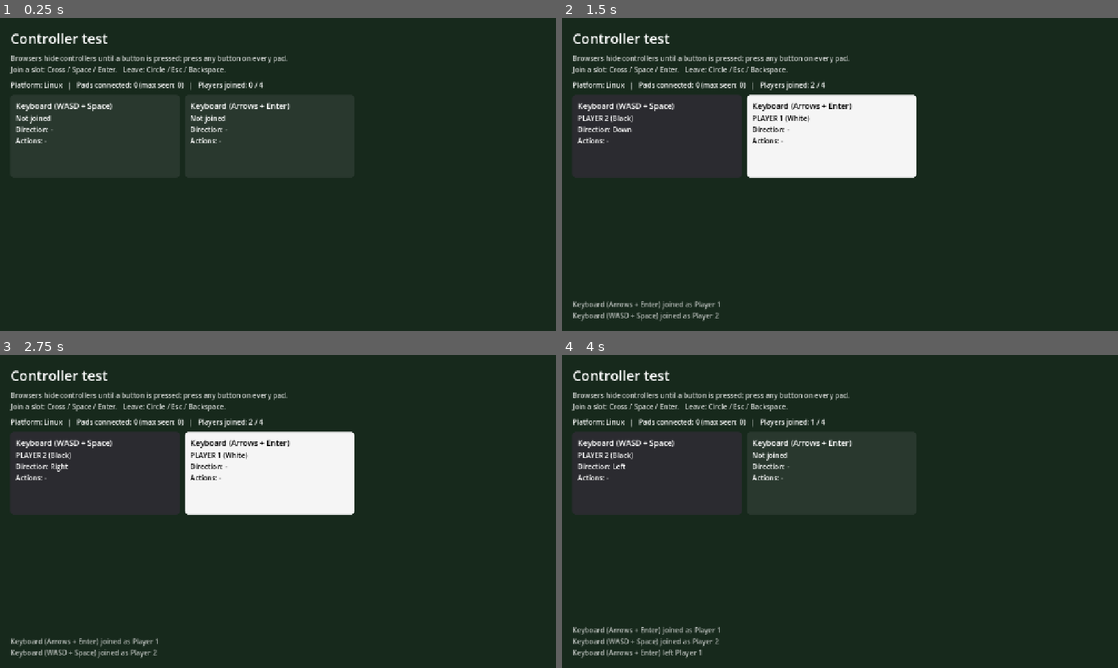
Above: before the commit, frames 1-4 (two rows, left to right).
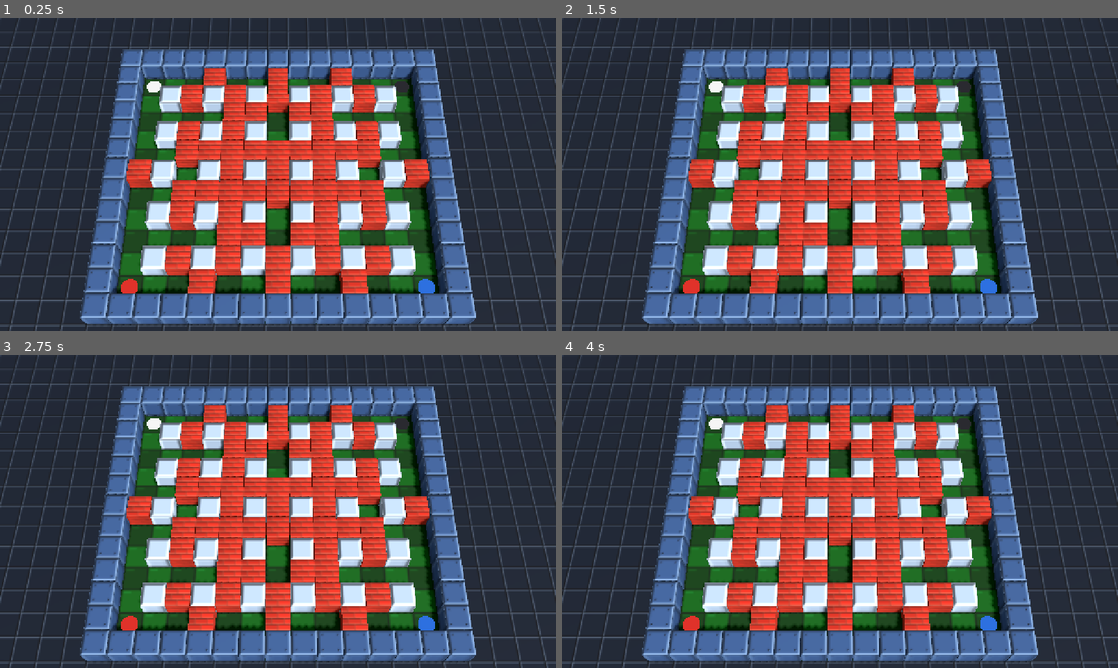
Above: after the commit, the same moments.

Repository: Edwiersma/BombermanNextGeneration
Game: Godot game, scene res://scenes/boot.tscn
Same seed, same stepped clock (60 frames per second), same inputs: the game is played once before the commit and once after it. Before the commit the project starts from res://scenes/debug/controller_test.tscn.
Inputs (mouse positions are in pixels of both pictures, inside the frame that each line leads up to):
- Up to frame 1 (0.25 s): no input
- Up to frame 2 (1.5 s): tap Enter at 0.5, 1.25 s; move the mouse to (962, 158) at 0.52 s; hold D 0.53-1.28 s; tap E at 0.6 s; click (962, 158) at 0.67 s; tap Space at 0.77 s; move the mouse to (728, 190) at 1.27 s; hold S from 1.28 s (still down); tap Tab at 1.35 s
- Up to frame 3 (2.75 s): tap Space at 1.52 s; tap Enter at 2, 2.1 s; move the mouse to (333, 442) at 2.02 s; release S at 2.03 s; hold D from 2.03 s (still down)
- Up to frame 4 (4 s): tap Enter at 2.75, 3.5 s; move the mouse to (812, 574) at 2.77 s; release D at 2.78 s; hold W 2.78-3.53 s; tap Shift at 2.85 s; click (812, 574) at 2.92 s; tap Space at 3.02, 3.77 s; move the mouse to (1006, 558) at 3.52 s; hold A from 3.53 s (still down); tap Backspace at 3.6 s

The runs differ from the first frame. In frame 1, 89% of the frame differs, in the area x 0-100%, y 0-100%; in frame 2, 90%; in frame 3, 90%; in frame 4, 90%.

Commit message:
M2: arena, classic level, overhead camera
- Grid: authoritative cell state (empty/hard/soft), spawns, cell_changed signal
- LevelData: ASCII layouts with fixed and random soft blocks, validation,
  spawn safety; levels/classic.tres modelled on the reference screenshot
- Arena: 3D view built from the grid (walls, pillars, bricks, floor), mirrors changes
- ArenaCamera: locked overhead camera that fits the arena below a HUD strip
- AssetLibrary: loads art from assets_ext/ or generates placeholder textures
- Boot scene: start scene picked via ?scene= (web) or --scene= (desktop)
- Headless test runner and 11 grid/level tests

Co-Authored-By: Claude Opus 5.5 <noreply@anthropic.com>

Diff:
--- /dev/null
+++ b/autoload/asset_library.gd
@@ -0,0 +1,127 @@
+extends Node
+## Looks up art in res://assets_ext/ (a junction to the local, non-git asset folder) and falls
+## back to generated placeholders, so a fresh clone of the repo runs without any art.
+##
+##   res://assets_ext/textures/<key>.png
+##   res://assets_ext/models/<key>.glb   (origin at the bottom centre of one 1x1 cell)
+##
+## Keys used so far: floor, outside, soft_block, hard_block, wall_block.
+
+const EXT_ROOT := "res://assets_ext/"
+const MODEL_EXTENSIONS := [".glb", ".gltf", ".tscn"]
+const TEX_SIZE := 64
+
+var _textures := {}
+var _materials := {}
+
+
+func texture(key: String) -> Texture2D:
+	if not _textures.has(key):
+		var path := EXT_ROOT + "textures/" + key + ".png"
+		if ResourceLoader.exists(path):
+			_textures[key] = load(path)
+		else:
+			_textures[key] = ImageTexture.create_from_image(_placeholder_image(key))
+	return _textures[key]
+
+
+## Imported model for a key, or null when only the placeholder exists.
+func model(key: String) -> PackedScene:
+	for ext in MODEL_EXTENSIONS:
+		var path: String = EXT_ROOT + "models/" + key + ext
+		if ResourceLoader.exists(path):
+			return load(path)
+	return null
+
+
+## Shared material for a key. uv_scale tiles the texture; a BoxMesh needs (3, 2) so each
+## face shows the whole texture.
+func material(key: String, uv_scale := Vector2.ONE) -> StandardMaterial3D:
+	var cache_key := "%s@%s" % [key, uv_scale]
+	if not _materials.has(cache_key):
+		var mat := StandardMaterial3D.new()
+		mat.albedo_texture = texture(key)
+		# Generated ImageTextures are not flagged sRGB like imported ones; without this
+		# they render far too bright.
+		mat.albedo_texture_force_srgb = true
+		mat.uv1_scale = Vector3(uv_scale.x, uv_scale.y, 1.0)
+		mat.roughness = 0.85
+		mat.texture_filter = BaseMaterial3D.TEXTURE_FILTER_LINEAR_WITH_MIPMAPS_ANISOTROPIC
+		_materials[cache_key] = mat
+	return _materials[cache_key]
+
+
+# --- Placeholders ------------------------------------------------------------
+
+func _placeholder_image(key: String) -> Image:
+	var img := Image.create_empty(TEX_SIZE, TEX_SIZE, false, Image.FORMAT_RGBA8)
+	match key:
+		"floor":
+			_paint_floor(img)
+		"soft_block":
+			_paint_bricks(img)
+		"hard_block":
+			_paint_bevel(img, Color(0.72, 0.76, 0.80), 7)
+		"wall_block":
+			_paint_bevel(img, Color(0.42, 0.52, 0.64), 5)
+			_paint_rivets(img)
+		"outside":
+			_paint_bevel(img, Color(0.24, 0.29, 0.36), 3)
+		_:
+			img.fill(Color.MAGENTA)
+	img.generate_mipmaps()
+	return img
+
+
+## 2x2 checker of green tiles (one texture repeat covers 2x2 cells).
+func _paint_floor(img: Image) -> void:
+	var half := TEX_SIZE / 2
+	var dark := Color(0.10, 0.42, 0.18)
+	var light := Color(0.17, 0.53, 0.25)
+	for ty in 2:
+		for tx in 2:
+			var base := dark if (tx + ty) % 2 == 0 else light
+			var rect := Rect2i(tx * half, ty * half, half, half)
+			img.fill_rect(rect, base.darkened(0.3))
+			img.fill_rect(rect.grow(-1), base)
+			img.fill_rect(Rect2i(rect.position + Vector2i(3, 3), Vector2i(half / 3, 2)), base.lightened(0.15))
+
+
+## Red bricks in staggered rows with mortar, top highlight and bottom shadow.
+func _paint_bricks(img: Image) -> void:
+	img.fill(Color(0.66, 0.46, 0.40))
+	var rows := 4
+	var row_h := TEX_SIZE / rows
+	var brick_w := TEX_SIZE / 2
+	var bounds := Rect2i(0, 0, TEX_SIZE, TEX_SIZE)
+	for r in rows:
+		var offset := brick_w / 2 if r % 2 == 1 else 0
+		for i in 3:
+			var rect := Rect2i(i * brick_w - offset + 1, r * row_h + 1, brick_w - 2, row_h - 2).intersection(bounds)
+			if rect.size.x <= 0:
+				continue
+			var base := Color(0.80, 0.38, 0.30).darkened(0.06 * ((r * 3 + i) % 3))
+			img.fill_rect(rect, base)
+			img.fill_rect(Rect2i(rect.position, Vector2i(rect.size.x, 2)), base.lightened(0.3))
+			img.fill_rect(Rect2i(rect.position.x, rect.end.y - 2, rect.size.x, 2), base.darkened(0.3))
+
+
+## Flat block face with a bevelled edge: light top/left, dark bottom/right.
+func _paint_bevel(img: Image, base: Color, bevel: int) -> void:
+	img.fill(base)
+	var light := base.lightened(0.35)
+	var dark := base.darkened(0.35)
+	for i in bevel:
+		var span := TEX_SIZE - 2 * i
+		img.fill_rect(Rect2i(i, i, span, 1), light)
+		img.fill_rect(Rect2i(i, i, 1, span), light)
+		img.fill_rect(Rect2i(i, TEX_SIZE - 1 - i, span, 1), dark)
+		img.fill_rect(Rect2i(TEX_SIZE - 1 - i, i, 1, span), dark)
+
+
+func _paint_rivets(img: Image) -> void:
+	var inset := 11
+	for corner in [Vector2i(inset, inset), Vector2i(TEX_SIZE - inset - 3, inset),
+			Vector2i(inset, TEX_SIZE - inset - 3), Vector2i(TEX_SIZE - inset - 3, TEX_SIZE - inset - 3)]:
+		img.fill_rect(Rect2i(corner, Vector2i(3, 3)), Color(0.15, 0.18, 0.22))
+		img.set_pixelv(corner, Color(0.85, 0.9, 0.95))
--- /dev/null
+++ b/levels/classic.tres
@@ -0,0 +1,9 @@
+[gd_resource type="Resource" script_class="LevelData" format=3]
+
+[ext_resource type="Script" path="res://scripts/levels/level_data.gd" id="1"]
+
+[resource]
+script = ExtResource("1")
+display_name = "Classic"
+layout = PackedStringArray("###############", "#1..+..+..+..2#", "#.#+#+#+#+#+#.#", "#....++.++....#", "#.#+#+#.#+#+#.#", "#..+++++++++..#", "#+#.#+#+#+#.#+#", "#..+++++++++..#", "#.#+#+#.#+#+#.#", "#....++.++....#", "#.#+#+#+#+#+#.#", "#3..+..+..+..4#", "###############")
+random_soft_chance = 0.0
--- a/project.godot
+++ b/project.godot
@@ -11,12 +11,13 @@
 [application]
 
 config/name="Bomberman Next Generation"
-run/main_scene="res://scenes/debug/controller_test.tscn"
+run/main_scene="res://scenes/boot.tscn"
 config/features=PackedStringArray("4.7", "GL Compatibility")
 
 [autoload]
 
 InputRouter="*res://autoload/input_router.gd"
+AssetLibrary="*res://autoload/asset_library.gd"
 
 [display]
 
--- /dev/null
+++ b/scenes/boot.gd
@@ -0,0 +1,29 @@
+extends Node
+## Entry point. Opens the default scene, or one picked for development:
+##   browser:  http://localhost:8060/?scene=controller_test
+##   desktop:  godot --path . -- --scene=controller_test
+
+const SCENES := {
+	"match": "res://scenes/game/match.tscn",
+	"controller_test": "res://scenes/debug/controller_test.tscn",
+}
+const DEFAULT_SCENE := "match"  # becomes the main menu in M6
+
+
+func _ready() -> void:
+	var requested := _requested_scene()
+	if requested != "" and not SCENES.has(requested):
+		push_warning("Unknown scene '%s'; options: %s" % [requested, ", ".join(SCENES.keys())])
+	var path: String = SCENES.get(requested, SCENES[DEFAULT_SCENE])
+	get_tree().change_scene_to_file.call_deferred(path)
+
+
+func _requested_scene() -> String:
+	for arg in OS.get_cmdline_user_args():
+		if arg.begins_with("--scene="):
+			return arg.trim_prefix("--scene=")
+	if OS.has_feature("web"):
+		var value = JavaScriptBridge.eval("new URLSearchParams(window.location.search).get('scene') || ''")
+		if value is String:
+			return value
+	return ""
--- /dev/null
+++ b/scenes/boot.tscn
@@ -0,0 +1,6 @@
+[gd_scene format=3]
+
+[ext_resource type="Script" path="res://scenes/boot.gd" id="1"]
+
+[node name="Boot" type="Node"]
+script = ExtResource("1")
--- /dev/null
+++ b/scenes/game/arena.gd
@@ -0,0 +1,127 @@
+extends Node3D
+## 3D view of a Grid. Holds no rules: it builds blocks from the grid and mirrors cell changes.
+
+const WALL_HEIGHT := 1.0
+const PILLAR_HEIGHT := 0.8
+const SOFT_HEIGHT := 0.85
+const BLOCK_SIZE := 0.98      # small gap so neighbouring blocks read as separate
+const OUTSIDE_SIZE := 81      # odd, so outside tiles line up with cell edges
+
+## Coloured discs on the spawn cells, until players exist (M3).
+@export var show_spawn_markers := true
+
+var grid: Grid
+
+var _soft_blocks := {}  # Vector2i -> Node3D
+var _meshes := {}
+
+
+func build(new_grid: Grid) -> void:
+	if grid and grid.cell_changed.is_connected(_on_cell_changed):
+		grid.cell_changed.disconnect(_on_cell_changed)
+	for child in get_children():
+		child.queue_free()
+	_soft_blocks.clear()
+
+	grid = new_grid
+	_build_ground()
+	for y in grid.height:
+		for x in grid.width:
+			_add_cell_visual(Vector2i(x, y))
+	if show_spawn_markers:
+		_add_spawn_markers()
+	grid.cell_changed.connect(_on_cell_changed)
+
+
+## World-space box around the arena, for framing the camera.
+func get_bounds() -> AABB:
+	return AABB(Vector3(-0.5, 0.0, -0.5), Vector3(grid.width, WALL_HEIGHT, grid.height))
+
+
+func _add_cell_visual(cell: Vector2i) -> void:
+	var cell_type := grid.get_cell(cell)
+	if cell_type == Grid.Cell.HARD:
+		if grid.is_border(cell):
+			_add_block(cell, "wall_block", WALL_HEIGHT)
+		else:
+			_add_block(cell, "hard_block", PILLAR_HEIGHT)
+	elif cell_type == Grid.Cell.SOFT:
+		_soft_blocks[cell] = _add_block(cell, "soft_block", SOFT_HEIGHT)
+
+
+func _on_cell_changed(cell: Vector2i, old_type: int, _new_type: int) -> void:
+	# M4 replaces the instant removal with a break animation.
+	if old_type == Grid.Cell.SOFT and _soft_blocks.has(cell):
+		_soft_blocks[cell].queue_free()
+		_soft_blocks.erase(cell)
+	_add_cell_visual(cell)
+
+
+## Each block is a Node3D at the cell's floor centre, holding either the imported model or a box.
+func _add_block(cell: Vector2i, key: String, block_height: float) -> Node3D:
+	var node: Node3D
+	var scene := AssetLibrary.model(key)
+	if scene:
+		node = scene.instantiate()
+	else:
+		node = Node3D.new()
+		var mesh_instance := MeshInstance3D.new()
+		mesh_instance.mesh = _box_mesh(key, block_height)
+		mesh_instance.position.y = block_height / 2.0
+		node.add_child(mesh_instance)
+	node.name = "%s_%d_%d" % [key, cell.x, cell.y]
+	node.position = Grid.cell_to_world(cell)
+	add_child(node)
+	return node
+
+
+func _box_mesh(key: String, block_height: float) -> BoxMesh:
+	var cache_key := "%s:%s" % [key, block_height]
+	if not _meshes.has(cache_key):
+		var mesh := BoxMesh.new()
+		mesh.size = Vector3(BLOCK_SIZE, block_height, BLOCK_SIZE)
+		mesh.material = AssetLibrary.material(key, Vector2(3, 2))
+		_meshes[cache_key] = mesh
+	return _meshes[cache_key]
+
+
+func _build_ground() -> void:
+	var centre := Vector3((grid.width - 1) / 2.0, 0.0, (grid.height - 1) / 2.0)
+
+	var floor_mesh := PlaneMesh.new()
+	floor_mesh.size = Vector2(grid.width, grid.height)
+	floor_mesh.material = AssetLibrary.material("floor", Vector2(grid.width / 2.0, grid.height / 2.0))
+	var floor_instance := MeshInstance3D.new()
+	floor_instance.name = "Floor"
+	floor_instance.mesh = floor_mesh
+	floor_instance.position = centre
+	add_child(floor_instance)
+
+	var outside_mesh := PlaneMesh.new()
+	outside_mesh.size = Vector2(OUTSIDE_SIZE, OUTSIDE_SIZE)
+	outside_mesh.material = AssetLibrary.material("outside", Vector2(OUTSIDE_SIZE, OUTSIDE_SIZE))
+	var outside_instance := MeshInstance3D.new()
+	outside_instance.name = "Outside"
+	outside_instance.mesh = outside_mesh
+	outside_instance.position = centre + Vector3(0.0, -0.01, 0.0)
+	add_child(outside_instance)
+
+
+func _add_spawn_markers() -> void:
+	for slot in grid.spawns.size():
+		var spawn := grid.spawns[slot]
+		if spawn == Grid.NO_SPAWN:
+			continue
+		var mesh := CylinderMesh.new()
+		mesh.top_radius = 0.35
+		mesh.bottom_radius = 0.35
+		mesh.height = 0.03
+		var mat := StandardMaterial3D.new()
+		mat.albedo_color = Palette.PLAYER_COLORS[slot]
+		mat.shading_mode = BaseMaterial3D.SHADING_MODE_UNSHADED
+		mesh.material = mat
+		var marker := MeshInstance3D.new()
+		marker.name = "SpawnMarker%d" % (slot + 1)
+		marker.mesh = mesh
+		marker.position = Grid.cell_to_world(spawn) + Vector3(0.0, 0.02, 0.0)
+		add_child(marker)
--- /dev/null
+++ b/scenes/game/arena_camera.gd
@@ -0,0 +1,55 @@
+extends Camera3D
+## Locked overhead camera. Fits a box (the arena) on screen below a strip kept free for the HUD,
+## and re-fits whenever the window size changes. No movement during play.
+
+@export_range(30.0, 90.0) var pitch_degrees := 62.0
+## Top fraction of the screen kept free for the HUD.
+@export_range(0.0, 0.4) var hud_margin := 0.10
+@export_range(0.0, 0.2) var edge_margin := 0.02
+
+var _bounds := AABB()
+
+
+func _ready() -> void:
+	get_viewport().size_changed.connect(_refit)
+
+
+func frame(bounds: AABB) -> void:
+	_bounds = bounds
+	_refit()
+
+
+func _refit() -> void:
+	if not is_inside_tree() or _bounds.size == Vector3.ZERO:
+		return
+	var view := get_viewport().get_visible_rect().size
+	var avail := Rect2(
+		view.x * edge_margin, view.y * hud_margin,
+		view.x * (1.0 - 2.0 * edge_margin), view.y * (1.0 - hud_margin - edge_margin))
+	var pitch := deg_to_rad(pitch_degrees)
+	var back := Vector3(0.0, sin(pitch), cos(pitch))  # from target towards the camera
+	var target := _bounds.get_center()
+	var distance := maxf(_bounds.size.x, _bounds.size.z) * 2.0
+
+	# Iterate: scale distance so the projected box fits, then shift so it is centred in `avail`.
+	for i in 12:
+		_place(target, back, distance)
+		var box := _projected_rect()
+		var fit := maxf(box.size.x / avail.size.x, box.size.y / avail.size.y)
+		var delta := box.get_center() - avail.get_center()
+		var world_per_px := 2.0 * distance * tan(deg_to_rad(fov) / 2.0) / view.y
+		target += global_transform.basis.x * delta.x * world_per_px
+		target -= global_transform.basis.y * delta.y * world_per_px
+		distance *= fit
+	_place(target, back, distance)
+
+
+func _place(target: Vector3, back: Vector3, distance: float) -> void:
+	global_transform = Transform3D(Basis(), target + back * distance).looking_at(target, Vector3.UP)
+
+
+func _projected_rect() -> Rect2:
+	var rect := Rect2(unproject_position(_bounds.get_endpoint(0)), Vector2.ZERO)
+	for i in range(1, 8):
+		rect = rect.expand(unproject_position(_bounds.get_endpoint(i)))
+	return rect
--- /dev/null
+++ b/scenes/game/match.gd
@@ -0,0 +1,23 @@
+extends Node3D
+## Versus match root. M2: builds the arena from the level and frames the camera.
+## Players, bombs and round flow are added here in later milestones.
+
+@export var level: LevelData = preload("res://levels/classic.tres")
+## Fixed seed for '?' cells; 0 picks a new random layout every time.
+@export var rng_seed := 0
+
+var grid: Grid
+
+@onready var arena: Node3D = $Arena
+@onready var camera: Camera3D = $Camera
+
+
+func _ready() -> void:
+	var rng := RandomNumberGenerator.new()
+	if rng_seed != 0:
+		rng.seed = rng_seed
+	else:
+		rng.randomize()
+	grid = level.build_grid(rng)
+	arena.build(grid)
+	camera.frame(arena.get_bounds())
--- /dev/null
+++ b/scenes/game/match.tscn
@@ -0,0 +1,31 @@
+[gd_scene format=3]
+
+[ext_resource type="Script" path="res://scenes/game/match.gd" id="1"]
+[ext_resource type="Script" path="res://scenes/game/arena.gd" id="2"]
+[ext_resource type="Script" path="res://scenes/game/arena_camera.gd" id="3"]
+
+[sub_resource type="Environment" id="Environment_match"]
+background_mode = 1
+background_color = Color(0.06, 0.08, 0.11, 1)
+ambient_light_source = 2
+ambient_light_color = Color(1, 1, 1, 1)
+ambient_light_energy = 0.5
+
+[node name="Match" type="Node3D"]
+script = ExtResource("1")
+
+[node name="WorldEnvironment" type="WorldEnvironment" parent="."]
+environment = SubResource("Environment_match")
+
+[node name="Sun" type="DirectionalLight3D" parent="."]
+rotation_degrees = Vector3(-55, 30, 0)
+light_energy = 1.1
+shadow_enabled = true
+
+[node name="Arena" type="Node3D" parent="."]
+script = ExtResource("2")
+
+[node name="Camera" type="Camera3D" parent="."]
+current = true
+fov = 30.0
+script = ExtResource("3")
--- /dev/null
+++ b/scripts/core/grid.gd
@@ -0,0 +1,73 @@
+class_name Grid
+extends RefCounted
+## Authoritative arena state on an integer grid, outer wall included.
+## x grows right, y grows down (towards the camera). Cell (x, y) is centred on world (x, 0, y).
+## Pure logic, no nodes: rules can be tested headless and the 3D view only mirrors this state.
+
+signal cell_changed(cell: Vector2i, old_type: int, new_type: int)
+
+enum Cell { EMPTY, HARD, SOFT }
+
+const NO_SPAWN := Vector2i(-1, -1)
+const DIRECTIONS := [Vector2i.UP, Vector2i.DOWN, Vector2i.LEFT, Vector2i.RIGHT]
+
+var width := 0
+var height := 0
+## Spawn cell per player slot (NO_SPAWN when the level has none for that slot).
+var spawns: Array[Vector2i] = []
+
+var _cells := PackedByteArray()
+
+
+func _init(grid_width: int = 0, grid_height: int = 0) -> void:
+	width = grid_width
+	height = grid_height
+	_cells.resize(width * height)
+	_cells.fill(Cell.EMPTY)
+
+
+func in_bounds(cell: Vector2i) -> bool:
+	return cell.x >= 0 and cell.y >= 0 and cell.x < width and cell.y < height
+
+
+func is_border(cell: Vector2i) -> bool:
+	return cell.x == 0 or cell.y == 0 or cell.x == width - 1 or cell.y == height - 1
+
+
+## Out-of-bounds cells read as HARD, so callers never need a bounds check.
+func get_cell(cell: Vector2i) -> int:
+	if not in_bounds(cell):
+		return Cell.HARD
+	return _cells[cell.y * width + cell.x]
+
+
+func set_cell(cell: Vector2i, cell_type: int) -> void:
+	if not in_bounds(cell):
+		return
+	var index := cell.y * width + cell.x
+	var old_type := _cells[index]
+	if old_type == cell_type:
+		return
+	_cells[index] = cell_type
+	cell_changed.emit(cell, old_type, cell_type)
+
+
+func is_blocking(cell: Vector2i) -> bool:
+	return get_cell(cell) != Cell.EMPTY
+
+
+func cells_of(cell_type: int) -> Array[Vector2i]:
+	var result: Array[Vector2i] = []
+	for y in height:
+		for x in width:
+			if _cells[y * width + x] == cell_type:
+				result.append(Vector2i(x, y))
+	return result
+
+
+static func cell_to_world(cell: Vector2i) -> Vector3:
+	return Vector3(cell.x, 0.0, cell.y)
+
+
+static func world_to_cell(point: Vector3) -> Vector2i:
+	return Vector2i(roundi(point.x), roundi(point.z))
--- /dev/null
+++ b/scripts/levels/level_data.gd
@@ -0,0 +1,93 @@
+class_name LevelData
+extends Resource
+## A versus stage written as ASCII, one string per row, outer wall included.
+##   #    hard block (outer wall and pillars)
+##   +    soft block, always placed
+##   ?    soft block placed with probability random_soft_chance
+##   .    empty floor
+##   1-4  spawn point for that player slot (empty floor)
+## A spawn cell and its 4 neighbours never get a soft block, whatever the layout says.
+
+const MAX_SPAWNS := 4
+const LEGEND := "#+?.1234"
+
+@export var display_name := ""
+@export var layout := PackedStringArray()
+@export_range(0.0, 1.0) var random_soft_chance := 0.0
+
+
+func get_width() -> int:
+	return layout[0].length() if layout.size() > 0 else 0
+
+
+func get_height() -> int:
+	return layout.size()
+
+
+## Problems with the layout; empty means the level is usable.
+func validate() -> PackedStringArray:
+	var errors := PackedStringArray()
+	var w := get_width()
+	var h := get_height()
+	if w < 3 or h < 3:
+		errors.append("layout must be at least 3x3")
+		return errors
+	var spawn_counts := {}
+	for y in h:
+		var row := layout[y]
+		if row.length() != w:
+			errors.append("row %d has length %d, expected %d" % [y, row.length(), w])
+			continue
+		for x in w:
+			var ch := row[x]
+			if ch not in LEGEND:
+				errors.append("unknown character '%s' at (%d, %d)" % [ch, x, y])
+			var on_border := x == 0 or y == 0 or x == w - 1 or y == h - 1
+			if on_border and ch != "#":
+				errors.append("border cell (%d, %d) must be '#'" % [x, y])
+			if ch in "1234":
+				spawn_counts[ch] = spawn_counts.get(ch, 0) + 1
+	for n in MAX_SPAWNS:
+		var key := str(n + 1)
+		if spawn_counts.get(key, 0) != 1:
+			errors.append("spawn %s must appear exactly once" % key)
+	return errors
+
+
+## Builds a fresh Grid. The RNG only affects '?' cells, so the same seed gives the same grid.
+func build_grid(rng: RandomNumberGenerator) -> Grid:
+	var errors := validate()
+	if not errors.is_empty():
+		push_error("Level '%s' is invalid: %s" % [display_name, "; ".join(errors)])
+
+	var grid := Grid.new(get_width(), get_height())
+	grid.spawns.resize(MAX_SPAWNS)
+	grid.spawns.fill(Grid.NO_SPAWN)
+
+	for y in get_height():
+		var row := layout[y]
+		for x in mini(row.length(), grid.width):
+			var cell := Vector2i(x, y)
+			var ch := row[x]
+			if ch == "#":
+				grid.set_cell(cell, Grid.Cell.HARD)
+			elif ch == "+":
+				grid.set_cell(cell, Grid.Cell.SOFT)
+			elif ch == "?":
+				if rng.randf() < random_soft_chance:
+					grid.set_cell(cell, Grid.Cell.SOFT)
+			elif ch in "1234":
+				grid.spawns[int(ch) - 1] = cell
+
+	for spawn in grid.spawns:
+		if spawn == Grid.NO_SPAWN:
+			continue
+		_clear_soft(grid, spawn)
+		for dir in Grid.DIRECTIONS:
+			_clear_soft(grid, spawn + dir)
+	return grid
+
+
+func _clear_soft(grid: Grid, cell: Vector2i) -> void:
+	if grid.get_cell(cell) == Grid.Cell.SOFT:
+		grid.set_cell(cell, Grid.Cell.EMPTY)
--- /dev/null
+++ b/tests/run_tests.gd
@@ -0,0 +1,29 @@
+extends SceneTree
+## Headless test runner. Runs every test_* method in res://tests/test_*.gd.
+##   godot --headless --path . -s tests/run_tests.gd
+## Exit code is the number of failed tests.
+
+
+func _initialize() -> void:
+	var passed := 0
+	var failed := 0
+	var files := Array(DirAccess.get_files_at("res://tests"))
+	files.sort()
+	for file: String in files:
+		if not (file.begins_with("test_") and file.ends_with(".gd")) or file == "test_suite.gd":
+			continue
+		var script: GDScript = load("res://tests/" + file)
+		for method in script.get_script_method_list():
+			var test_name: String = method.name
+			if not test_name.begins_with("test_"):
+				continue
+			var suite = script.new()
+			suite.call(test_name)
+			if suite.failures.is_empty():
+				passed += 1
+			else:
+				failed += 1
+				for failure in suite.failures:
+					printerr("FAIL %s::%s  %s" % [file, test_name, failure])
+	print("%d passed, %d failed" % [passed, failed])
+	quit(failed)
--- /dev/null
+++ b/tests/test_grid.gd
@@ -0,0 +1,94 @@
+extends "res://tests/test_suite.gd"
+
+const CLASSIC := preload("res://levels/classic.tres")
+
+
+func _classic() -> Grid:
+	return CLASSIC.build_grid(RandomNumberGenerator.new())
+
+
+func _level(rows: Array, chance := 0.0) -> LevelData:
+	var level := LevelData.new()
+	level.layout = PackedStringArray(rows)
+	level.random_soft_chance = chance
+	return level
+
+
+func test_classic_is_valid() -> void:
+	check_eq(CLASSIC.validate(), PackedStringArray(), "validation errors")
+
+
+func test_classic_size_is_13x11_plus_walls() -> void:
+	var grid := _classic()
+	check_eq(Vector2i(grid.width, grid.height), Vector2i(15, 13), "grid size")
+
+
+func test_border_is_hard() -> void:
+	var grid := _classic()
+	for y in grid.height:
+		for x in grid.width:
+			var cell := Vector2i(x, y)
+			if grid.is_border(cell):
+				check_eq(grid.get_cell(cell), Grid.Cell.HARD, "border %s" % cell)
+
+
+func test_pillars_on_even_cells() -> void:
+	var grid := _classic()
+	for y in range(1, grid.height - 1):
+		for x in range(1, grid.width - 1):
+			var cell := Vector2i(x, y)
+			var is_pillar := x % 2 == 0 and y % 2 == 0
+			check_eq(grid.get_cell(cell) == Grid.Cell.HARD, is_pillar, "pillar at %s" % cell)
+
+
+func test_spawns_in_corners() -> void:
+	var grid := _classic()
+	check_eq(grid.spawns, [Vector2i(1, 1), Vector2i(13, 1), Vector2i(1, 11), Vector2i(13, 11)] as Array[Vector2i], "spawns")
+
+
+func test_spawn_area_is_clear() -> void:
+	var grid := _classic()
+	for spawn in grid.spawns:
+		check_eq(grid.get_cell(spawn), Grid.Cell.EMPTY, "spawn %s" % spawn)
+		for dir in Grid.DIRECTIONS:
+			check(grid.get_cell(spawn + dir) != Grid.Cell.SOFT, "soft block next to spawn %s" % spawn)
+
+
+func test_out_of_bounds_reads_hard() -> void:
+	var grid := _classic()
+	check_eq(grid.get_cell(Vector2i(-1, 3)), Grid.Cell.HARD, "left of grid")
+	check_eq(grid.get_cell(Vector2i(99, 99)), Grid.Cell.HARD, "far outside")
+
+
+func test_set_cell_emits_change_once() -> void:
+	var grid := _classic()
+	var changes := []
+	grid.cell_changed.connect(func(cell, old_type, new_type): changes.append([cell, old_type, new_type]))
+	var soft: Vector2i = grid.cells_of(Grid.Cell.SOFT)[0]
+	grid.set_cell(soft, Grid.Cell.EMPTY)
+	grid.set_cell(soft, Grid.Cell.EMPTY)
+	check_eq(changes, [[soft, Grid.Cell.SOFT, Grid.Cell.EMPTY]], "change signals")
+
+
+func test_random_fill_is_deterministic_per_seed() -> void:
+	var rows := ["#######", "#1???2#", "#?#?#?#", "#3???4#", "#######"]
+	var level := _level(rows, 0.5)
+	var a := RandomNumberGenerator.new()
+	var b := RandomNumberGenerator.new()
+	a.seed = 42
+	b.seed = 42
+	check_eq(level.build_grid(a).cells_of(Grid.Cell.SOFT), level.build_grid(b).cells_of(Grid.Cell.SOFT), "same seed")
+
+
+func test_random_fill_respects_spawn_safety() -> void:
+	var level := _level(["#######", "#1???2#", "#?#?#?#", "#3???4#", "#######"], 1.0)
+	var grid := level.build_grid(RandomNumberGenerator.new())
+	# Only the middle column of '?' cells does not touch a spawn.
+	check_eq(grid.cells_of(Grid.Cell.SOFT), [Vector2i(3, 1), Vector2i(3, 2), Vector2i(3, 3)] as Array[Vector2i], "soft cells")
+
+
+func test_validate_reports_problems() -> void:
+	var errors := _level(["#####", "#1.2#", "#.x.", "#####"]).validate()
+	var text := " | ".join(errors)
+	check("length" in text, "ragged row reported: " + text)
+	check("spawn 3" in text, "missing spawn reported: " + text)
--- /dev/null
+++ b/tests/test_suite.gd
@@ -0,0 +1,14 @@
+extends RefCounted
+## Base for test files: extend this and write test_* methods that call check / check_eq.
+
+var failures: Array[String] = []
+
+
+func check(condition: bool, message: String) -> void:
+	if not condition:
+		failures.append(message)
+
+
+func check_eq(actual: Variant, expected: Variant, message: String) -> void:
+	if actual != expected:
+		failures.append("%s: expected %s, got %s" % [message, expected, actual])
Not shown, added: autoload/asset_library.gd.uid
Not shown, added: scenes/boot.gd.uid
Not shown, added: scenes/game/arena.gd.uid
Not shown, added: scenes/game/arena_camera.gd.uid
Not shown, added: scenes/game/match.gd.uid
Not shown, added: scripts/core/grid.gd.uid
Not shown, added: scripts/levels/level_data.gd.uid
Not shown, added: tests/run_tests.gd.uid
Not shown, added: tests/test_grid.gd.uid
Not shown, added: tests/test_suite.gd.uid
